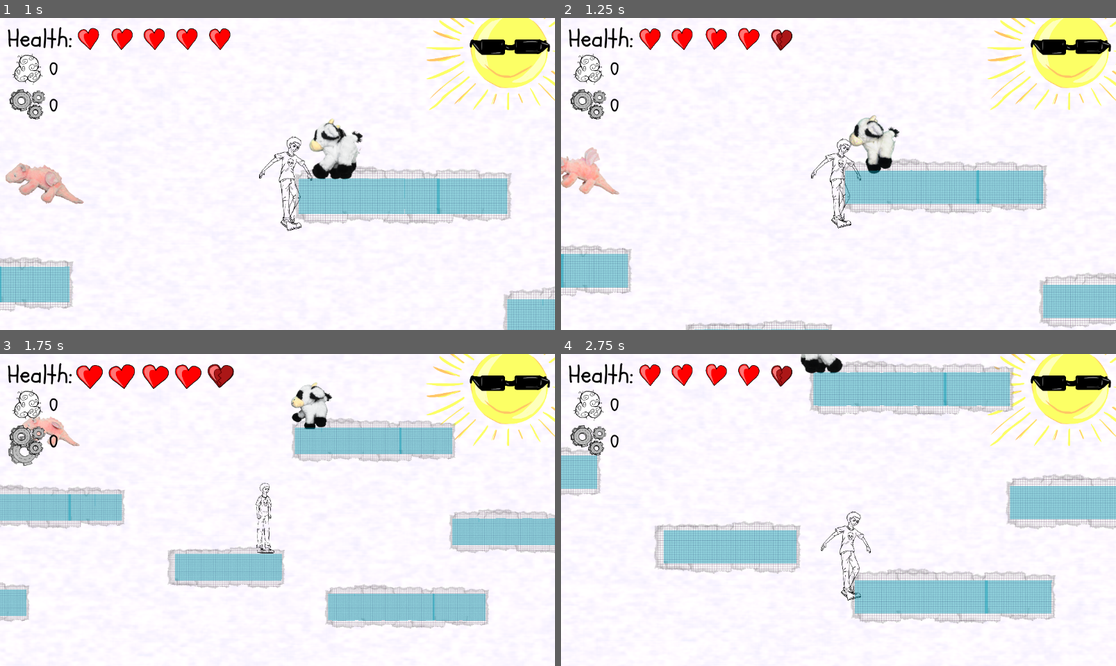
Above: before the commit, frames 1-4 (two rows, left to right).
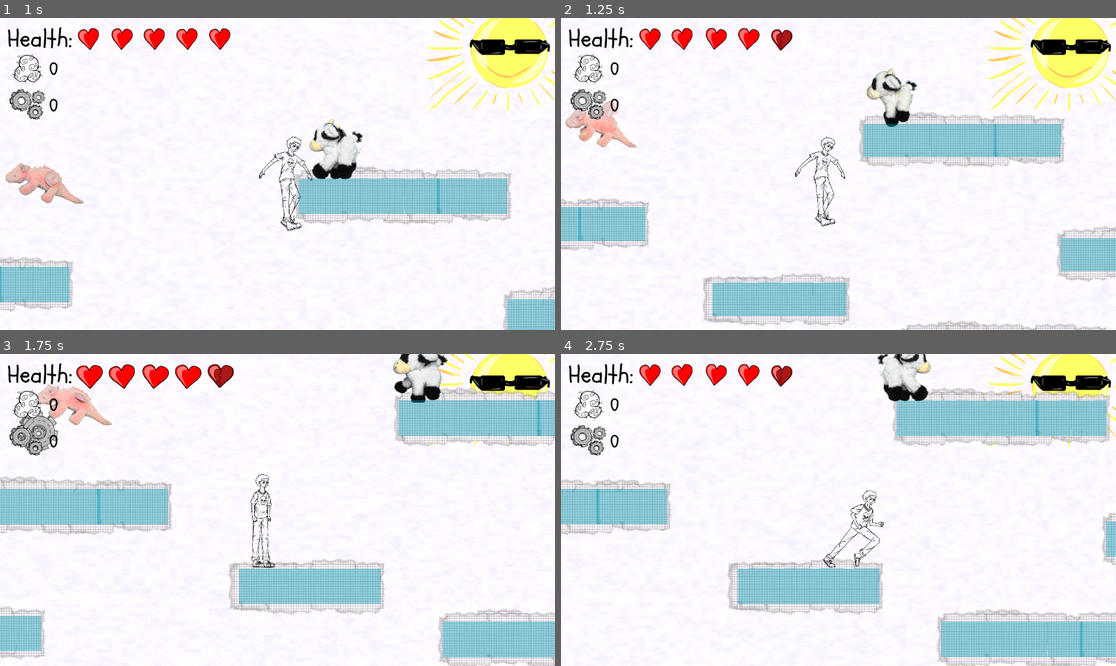
Above: after the commit, the same moments.

Repository: asger-finding/ddu-syds-droemmerejse
Game: Godot game, scene res://Root.tscn
The game is run twice, just before and just after one commit, with the same random seed, the same clock (stepped at 60 frames per second) and the same inputs.
Inputs:
- Up to frame 1 (1 s): tap Enter (ui_accept) at 0.5, 0.77 s; hold Right (ui_right) from 0.53 s (still down); tap X (Punch) at 0.6 s
- Up to frame 2 (1.25 s): keep holding Right (ui_right)
- Up to frame 3 (1.75 s): release Right (ui_right) at 1.28 s; hold Down (ui_down) from 1.28 s (still down); tap X (Punch) at 1.35 s; tap Enter (ui_accept) at 1.52 s
- Up to frame 4 (2.75 s): release Down (ui_down) at 2.03 s; hold Right (ui_right) from 2.03 s (still down); tap X (Punch) at 2.1 s

Frame 1 is identical in both runs. In frame 2, 25% of the frame differs, in the area x 0-100%, y 16-100%; in frame 3, 28%; in frame 4, 33%, in the area x 0-100%, y 0-100%.

Commit message:
fix: make knockback work during stun

Diff:
--- a/game/Scripts/Player.gd
+++ b/game/Scripts/Player.gd
@@ -28,19 +28,26 @@
 	_setup_flash_shader()
 
 func _process(delta: float) -> void:
-	if is_alive():
-		if process_stun(delta):
-			return
-
-		_handle_animation()
-
 	move_and_slide()
+
+	if not is_alive():
+		return
+
+	var was_stunned := process_stun(delta)
+	if was_stunned:
+		_animated_sprite.play("Fall")
+		return
+
+	_handle_animation()
+
 
 func _physics_process(delta: float) -> void:
 	_apply_dead_friction(delta)
 	_apply_gravity(delta)
 
-	if stun_time > 0:
+	if stun_time > 0.0:
+		is_rolling = false
+		is_punching = false
 		return
 
 	if is_punching:
@@ -51,6 +58,7 @@
 	_handle_jump()
 	_handle_roll()
 	_handle_punch()
+
 	if not is_rolling:
 		_handle_horizontal_movement(delta)
 
@@ -198,6 +206,7 @@
 
 # --- Public API: Stun ---
 func stun(time: float) -> bool:
+	print('Calling stun on Player')
 	if stun_time > 0:
 		return true
 	stun_time = time
